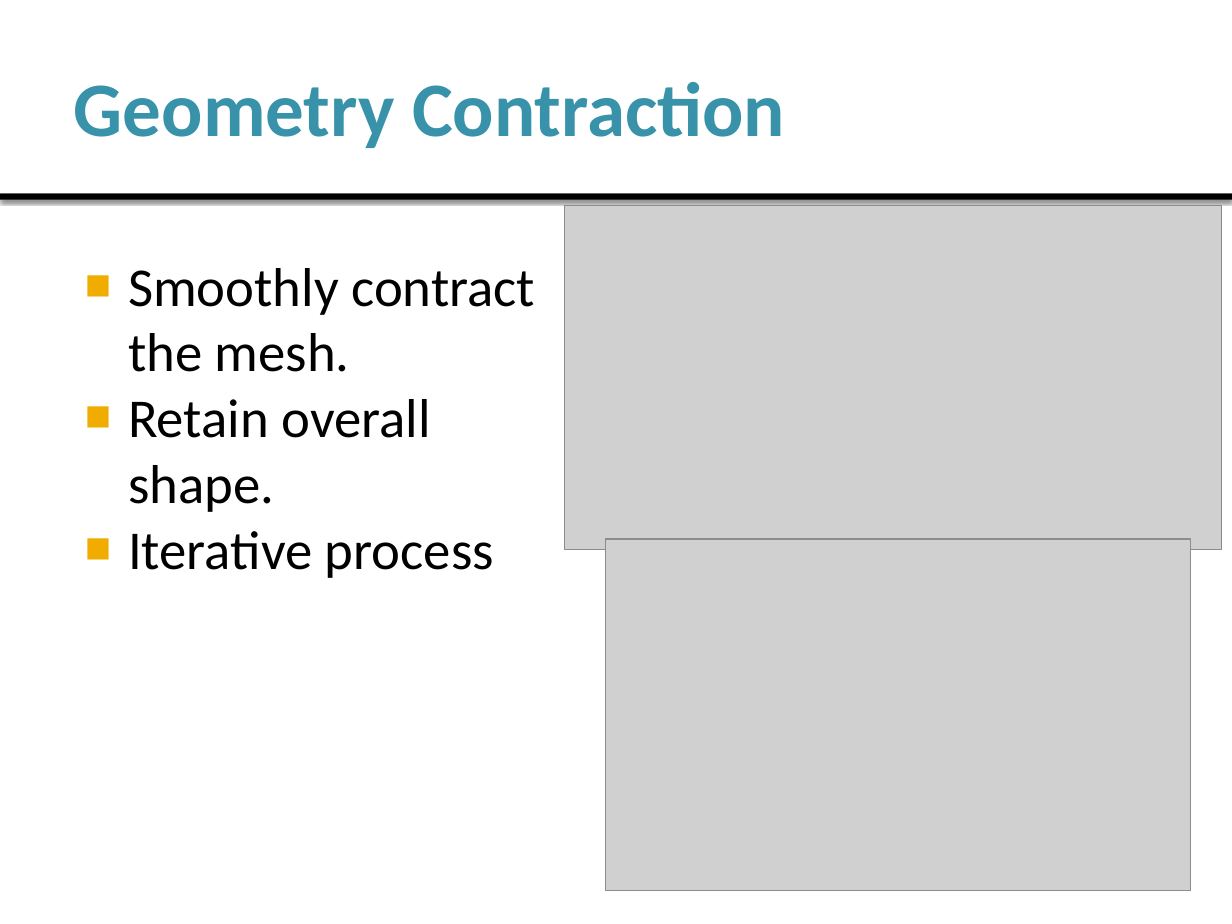
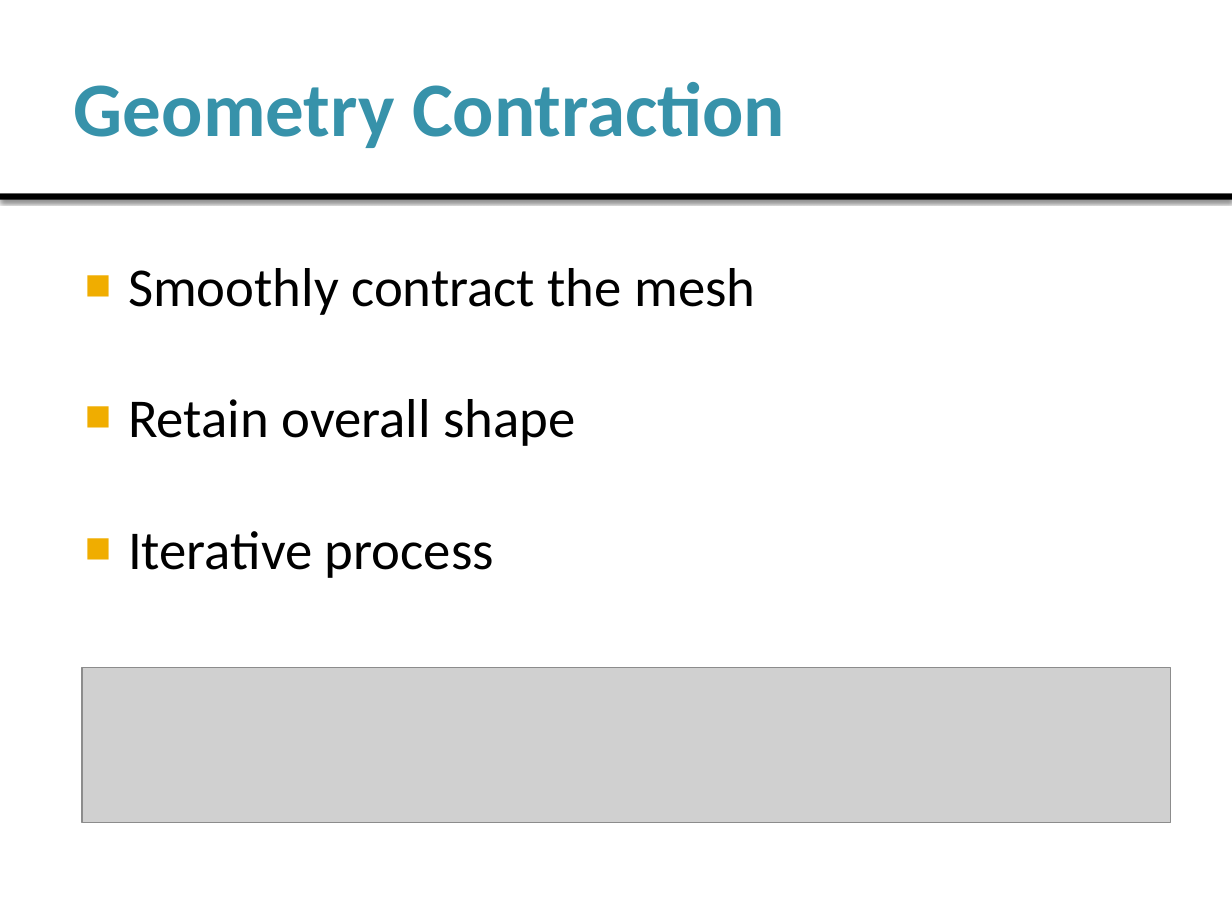
Before and after one commit to jonatascmedeiros/Skeleton-Extraction, a slide deck: slide 5 of Docs/Presentation.pptx. Drawn at 1232x924 pixels with LibreOffice and Linux fonts; fonts in the diff are those of the drawing; grey boxes stand for pictures. Boxes give left, top, right and bottom in pixels: in the first picture for what was removed or moved away, otherwise in the second. Text is boxed around its words. In the diff, an @@ line names an element or a change of style, - is before the commit and + after.

```diff
--- a/Docs/Presentation.pptx
+++ b/Docs/Presentation.pptx
@@ picture removed at (564, 206, 1221, 549) @@
@@ text at (128, 268, 755, 446): text changed @@
-■ Smoothly contract the mesh.
-■ Retain overall shape.
+■ Smoothly contract the mesh
+■ Retain overall shape
@@ picture removed at (606, 540, 1191, 891) @@
@@ picture added at (83, 668, 1170, 823) @@
```
Also in this commit, not shown: 10 other slides changed, 6 slides added, 1 other file.
